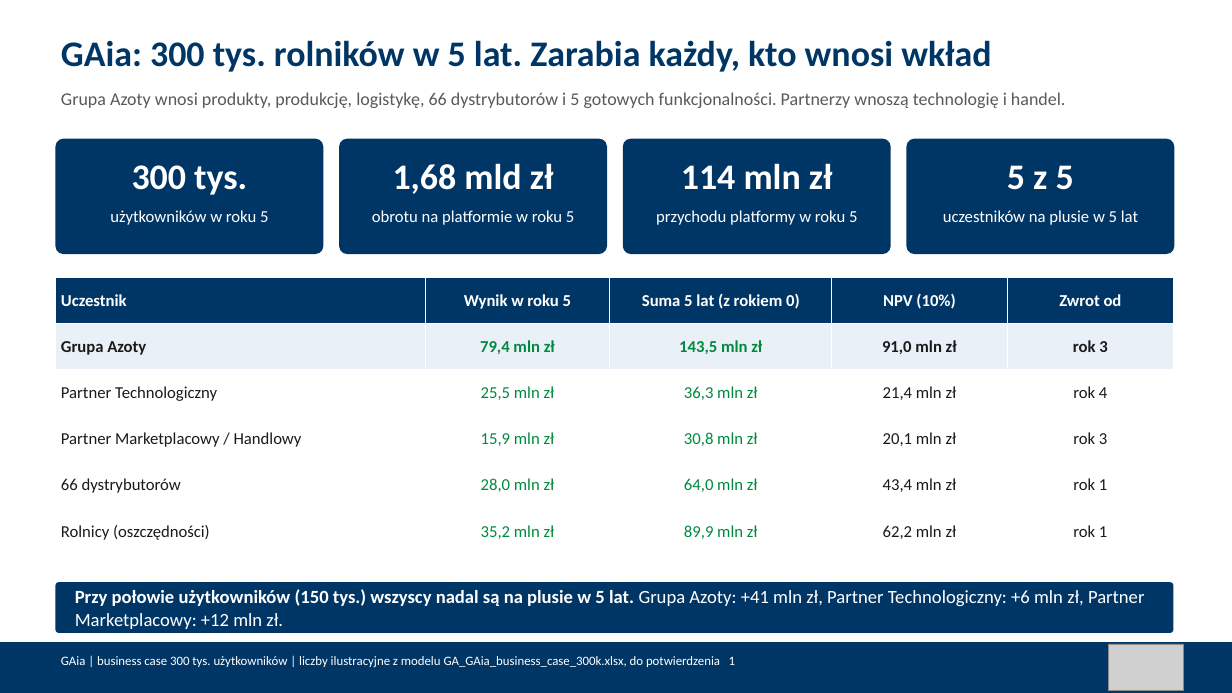
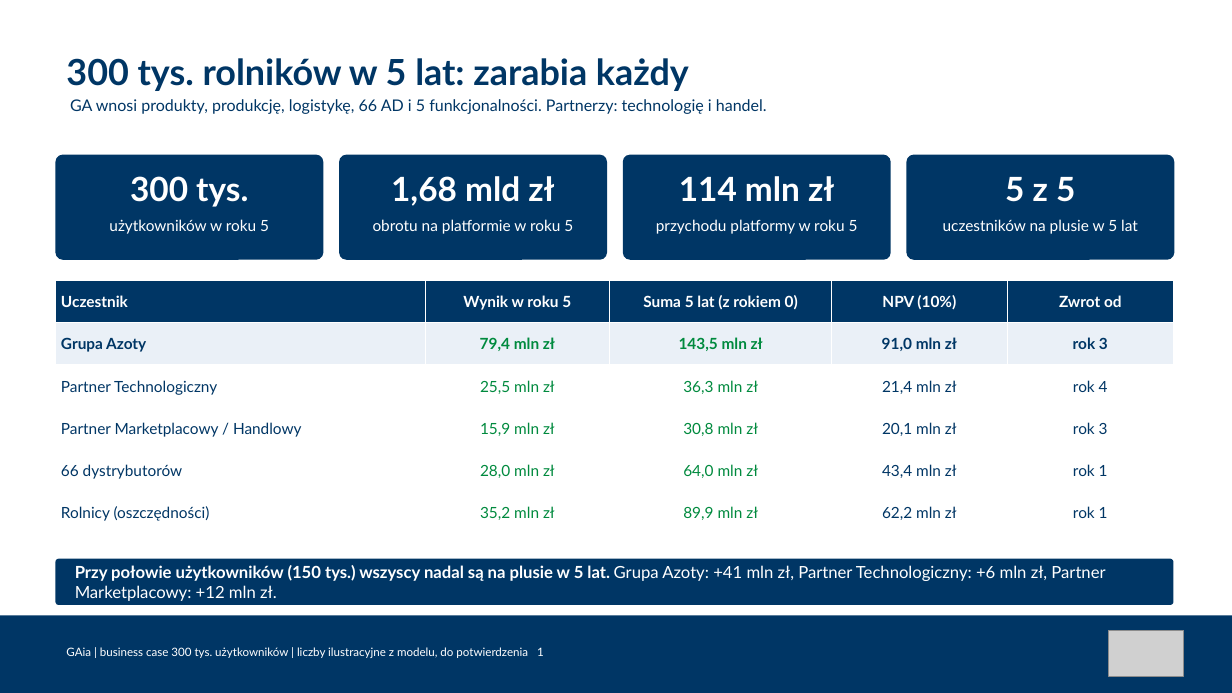
Before and after one commit to Angelika-pruchniak/gaia, a slide deck: slide 1 of GA_GAia_business_case_300k.pptx. Drawn at 1232x693 pixels with LibreOffice and Linux fonts; fonts in the diff are those of the drawing; grey boxes stand for pictures. Boxes give left, top, right and bottom in pixels: in the first picture for what was removed or moved away, otherwise in the second. Text is boxed around its words. In the diff, an @@ line names an element or a change of style, - is before the commit and + after.

```diff
--- a/GA_GAia_business_case_300k.pptx
+++ b/GA_GAia_business_case_300k.pptx
@@ text "300 tys. rolników w 5 ..." at (66, 58, 689, 91): vertical alignment top to middle @@
@@ text at (66, 58, 689, 91): text changed; font Calibri to Lato @@
-GAia: 300 tys. rolników w 5 lat. Zarabia każdy, kto wnosi wkład
+300 tys. rolników w 5 lat: zarabia każdy
@@ text at (70, 99, 767, 114): text changed; size 14 to 12.5 pt; font Calibri to Lato; text colour #595959 to #003665 @@
-Grupa Azoty wnosi produkty, produkcję, logistykę, 66 dystrybutorów i 5 gotowych funkcjonalności. Partnerzy wnoszą technologię i handel.
+GA wnosi produkty, produkcję, logistykę, 66 AD i 5 funkcjonalności. Partnerzy: technologię i handel.
@@ text "300 tys.": place and size @@
-text "300 tys." at (132, 165, 247, 195)
+text "300 tys." at (130, 176, 248, 207)
@@ rounded rectangle: place and size @@
-rounded rectangle at (55, 139, 323, 254)
+rounded rectangle at (55, 154, 323, 260)
@@ text "1,68 mld zł": place and size @@
-text "1,68 mld zł" at (393, 163, 554, 194)
+text "1,68 mld zł" at (391, 176, 554, 206)
@@ rounded rectangle: place and size @@
-rounded rectangle at (339, 139, 607, 254)
+rounded rectangle at (339, 154, 607, 260)
@@ text "114 mln zł": place and size @@
-text "114 mln zł" at (681, 163, 833, 189)
+text "114 mln zł" at (679, 176, 834, 201)
@@ rounded rectangle: place and size @@
-rounded rectangle at (623, 139, 891, 254)
+rounded rectangle at (623, 154, 891, 260)
@@ size 28 to 26 pt, font Calibri to Lato in 4 elements at (130, 176, 248, 207), (391, 176, 554, 206), (679, 176, 834, 201), (1005, 177, 1075, 202) @@
@@ text "5 z 5": place and size @@
-text "5 z 5" at (1007, 165, 1074, 190)
+text "5 z 5" at (1005, 177, 1075, 202)
@@ rounded rectangle: place and size @@
-rounded rectangle at (907, 139, 1175, 254)
+rounded rectangle at (907, 154, 1175, 260)
@@ text "użytkowników w roku 5": place and size @@
-text "użytkowników w roku 5" at (110, 210, 268, 225)
+text "użytkowników w roku 5" at (109, 219, 269, 234)
@@ text "obrotu na platformie w roku ...": place and size @@
-text "obrotu na platformie w roku ..." at (372, 210, 574, 225)
+text "obrotu na platformie w roku ..." at (373, 219, 573, 234)
@@ text "przychodu platformy w roku 5": place and size @@
-text "przychodu platformy w roku 5" at (656, 210, 857, 225)
+text "przychodu platformy w roku 5" at (656, 219, 858, 234)
@@ size 13 to 12 pt, font Calibri to Lato in 4 elements at (109, 219, 269, 234), (373, 219, 573, 234), (656, 219, 858, 234), (943, 219, 1138, 234) @@
@@ text "uczestników na plusie w 5 ...": place and size @@
-text "uczestników na plusie w 5 ..." at (943, 210, 1138, 225)
+text "uczestników na plusie w 5 ..." at (943, 219, 1138, 234)
@@ table at (55, 281, 1174, 533) @@
@@ size 13 to 12 pt, font Calibri to Lato @@
@@ text colour #1A1A1A to #003665 in "Grupa Azoty", "91,0 mln zł", "rok 3", "Partner Technologiczny" and 11 more places @@
@@ table: place and size @@
-table at (55, 277, 1174, 555)
+table at (55, 281, 1174, 533)
@@ rounded rectangle: place and size @@
-rounded rectangle at (55, 582, 1174, 633)
+rounded rectangle at (55, 559, 1174, 605)
@@ text "Przy połowie użytkowników (150 tys.) ...": place and size @@
-text "Przy połowie użytkowników (150 tys.) ..." at (75, 589, 1144, 629)
+text "Przy połowie użytkowników (150 tys.) ..." at (75, 565, 1105, 601)
@@ text "Przy połowie użytkowników (150 tys.) ..." at (75, 565, 1105, 601): size 14.5 to 13 pt, font Calibri to Lato @@
@@ rectangle: place and size @@
-rectangle at (0, 642, 1232, 693)
+rectangle at (0, 616, 1232, 693)
@@ text at (66, 647, 544, 658): text changed; size 10 to 9 pt; font Calibri to Lato @@
-GAia | business case 300 tys. użytkowników | liczby ilustracyjne z modelu GA_GAia_business_case_300k.xlsx, do potwierdzenia 1
+GAia | business case 300 tys. użytkowników | liczby ilustracyjne z modelu, do potwierdzenia 1
@@ picture: place and size @@
-picture at (1109, 644, 1184, 690)
+picture at (1109, 630, 1184, 677)
```
Also in this commit, not shown: 11 other slides changed, 6 other files.
